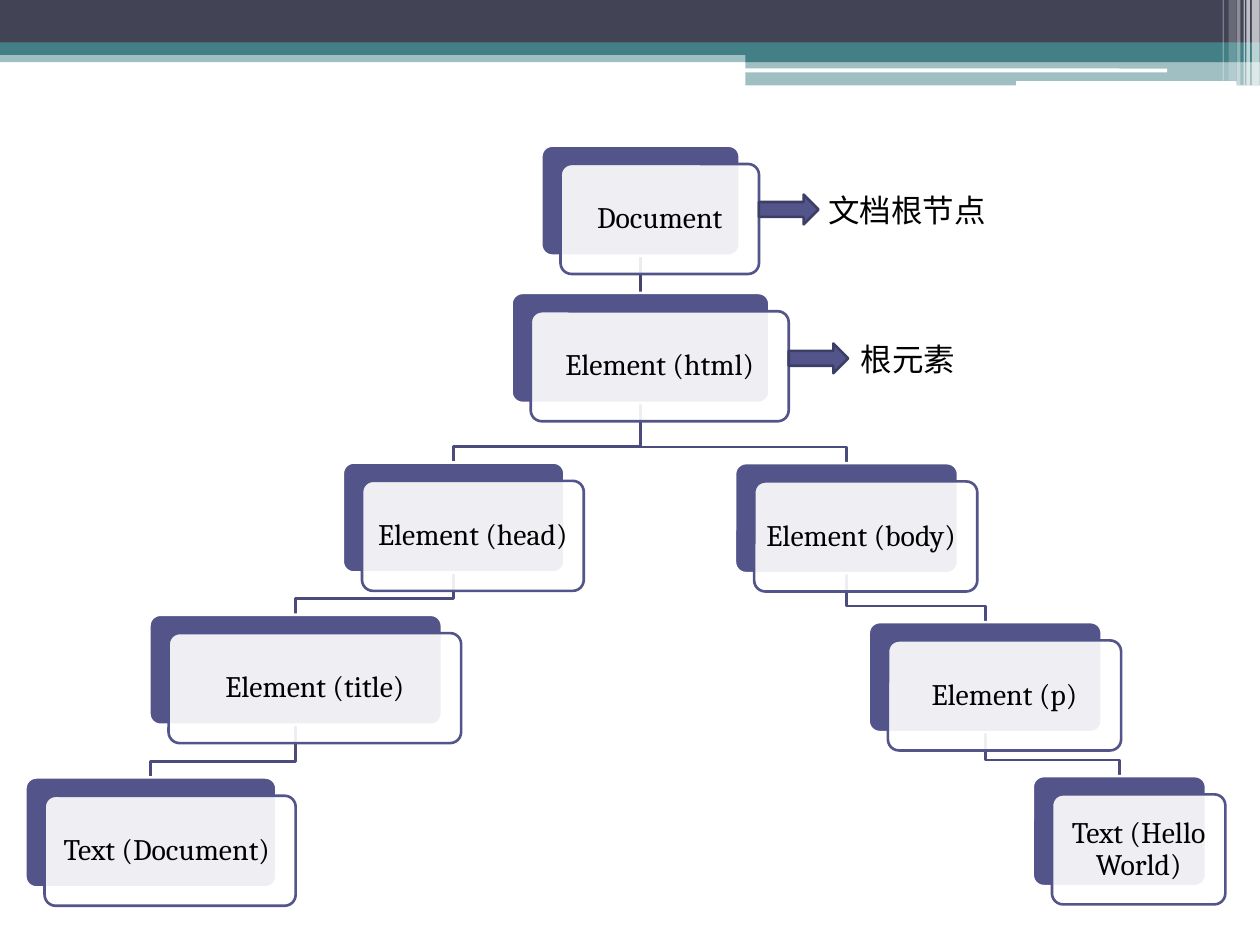
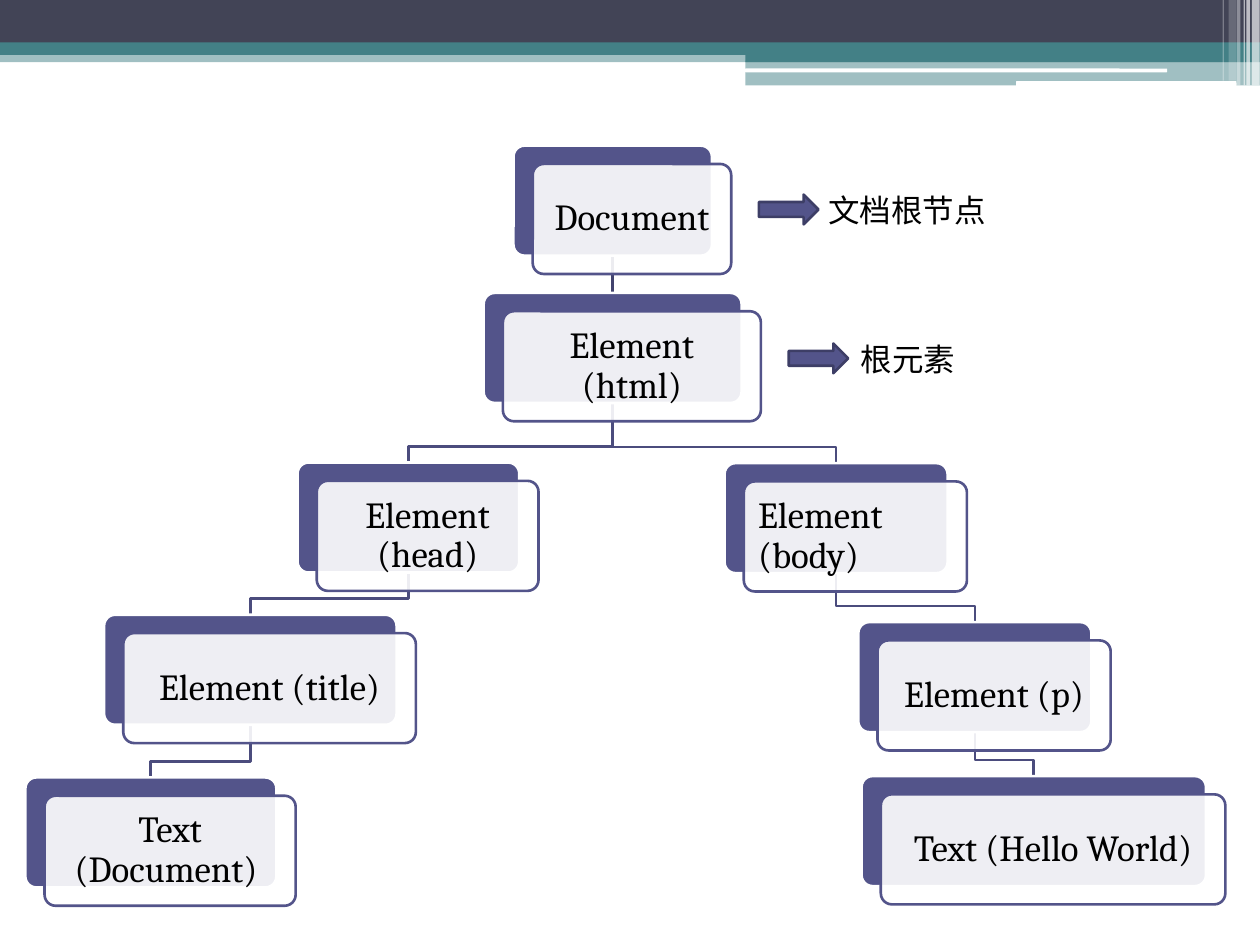
Before and after one commit to sophiazzw/Front_Library, a slide deck: slide 4 of manipulation.pptx (slide 3 before the commit). Drawn at 1260x945 pixels with LibreOffice and Linux fonts; fonts in the diff are those of the drawing. Boxes give left, top, right and bottom in pixels: in the first picture for what was removed or moved away, otherwise in the second. Text is boxed around its words. In the diff, an @@ line names an element or a change of style, - is before the commit and + after.

```diff
--- a/manipulation.pptx
+++ b/manipulation.pptx
@@ 3 rounded rectangles, 1 freeform shape moved together from (x1=512, y1=146, x2=770, y2=403) to (x1=484, y1=146, x2=742, y2=403) @@
@@ 2 texts, 1 rounded rectangle moved together from (x1=530, y1=208, x2=789, y2=421) to (x1=503, y1=205, x2=761, y2=421) @@
@@ freeform shape resized from (x1=454, y1=403, x2=640, y2=462) to (x1=408, y1=403, x2=612, y2=462) @@
@@ freeform shape resized from (x1=640, y1=403, x2=845, y2=464) to (x1=612, y1=403, x2=835, y2=464) @@
@@ 4 rounded rectangles, 2 texts, 1 freeform shape moved together from (x1=150, y1=462, x2=583, y2=742) to (x1=105, y1=462, x2=538, y2=742) @@
@@ 4 rounded rectangles, 2 texts, 1 freeform shape moved together from (x1=735, y1=464, x2=1121, y2=750) to (x1=724, y1=464, x2=1111, y2=750) @@
@@ freeform shape resized from (x1=151, y1=724, x2=296, y2=777) to (x1=151, y1=724, x2=251, y2=777) @@
@@ freeform shape resized from (x1=985, y1=732, x2=1119, y2=776) to (x1=975, y1=732, x2=1034, y2=776) @@
@@ rounded rectangle resized from (x1=1033, y1=776, x2=1207, y2=886) to (x1=862, y1=776, x2=1206, y2=886) @@
@@ rounded rectangle resized from (x1=1052, y1=794, x2=1226, y2=903) to (x1=881, y1=794, x2=1225, y2=903) @@
@@ size 17 to 21 pt; more space between paragraphs in 8 elements at (x1=75, y1=817, x2=258, y2=887), (x1=758, y1=502, x2=883, y2=576), (x1=904, y1=681, x2=1084, y2=715), (x1=555, y1=205, x2=710, y2=231), (x1=570, y1=332, x2=695, y2=403), (x1=365, y1=502, x2=490, y2=572), (x1=159, y1=674, x2=380, y2=705), (x1=914, y1=835, x2=1193, y2=866) @@
@@ text "Text (Hello World)" moved from (x1=1072, y1=822, x2=1206, y2=879) to (x1=914, y1=835, x2=1193, y2=866) @@
```
Also in this commit, not shown: 1 other slide changed, 7 slides added, 1 slide removed, 3 other files.
